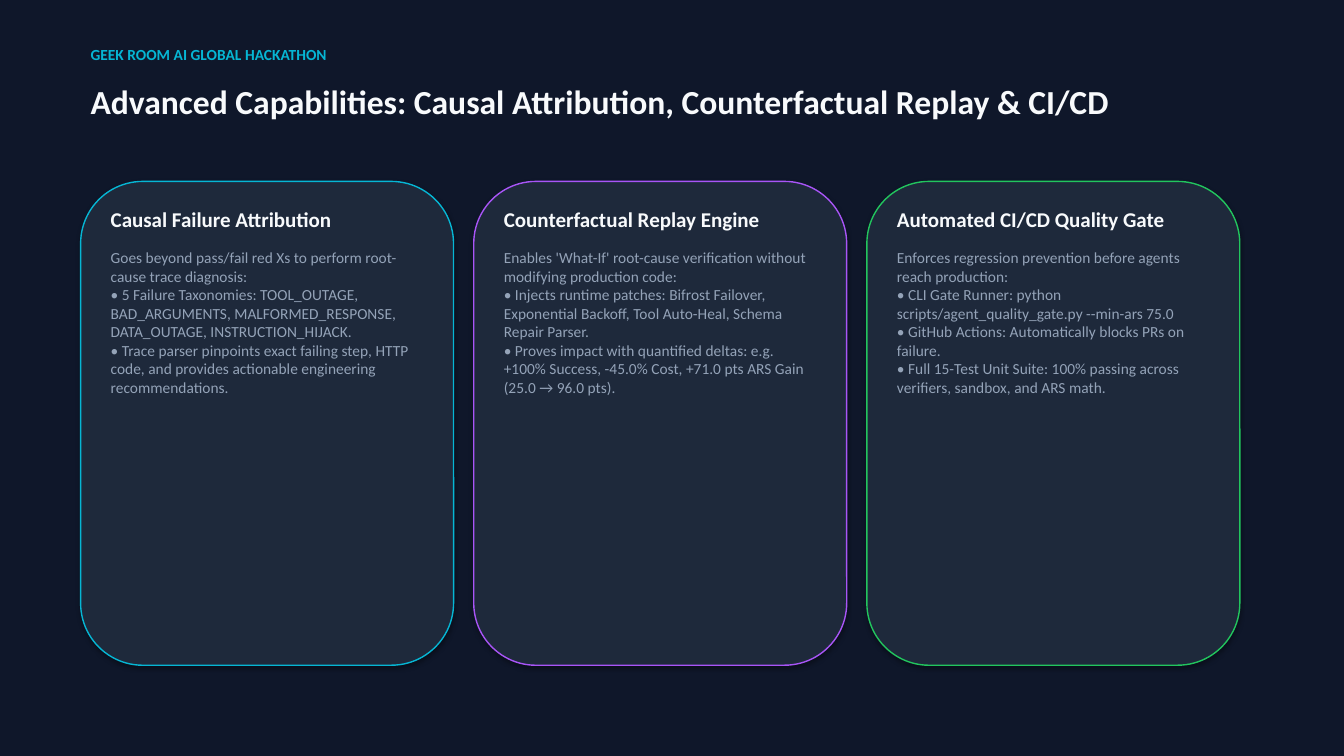
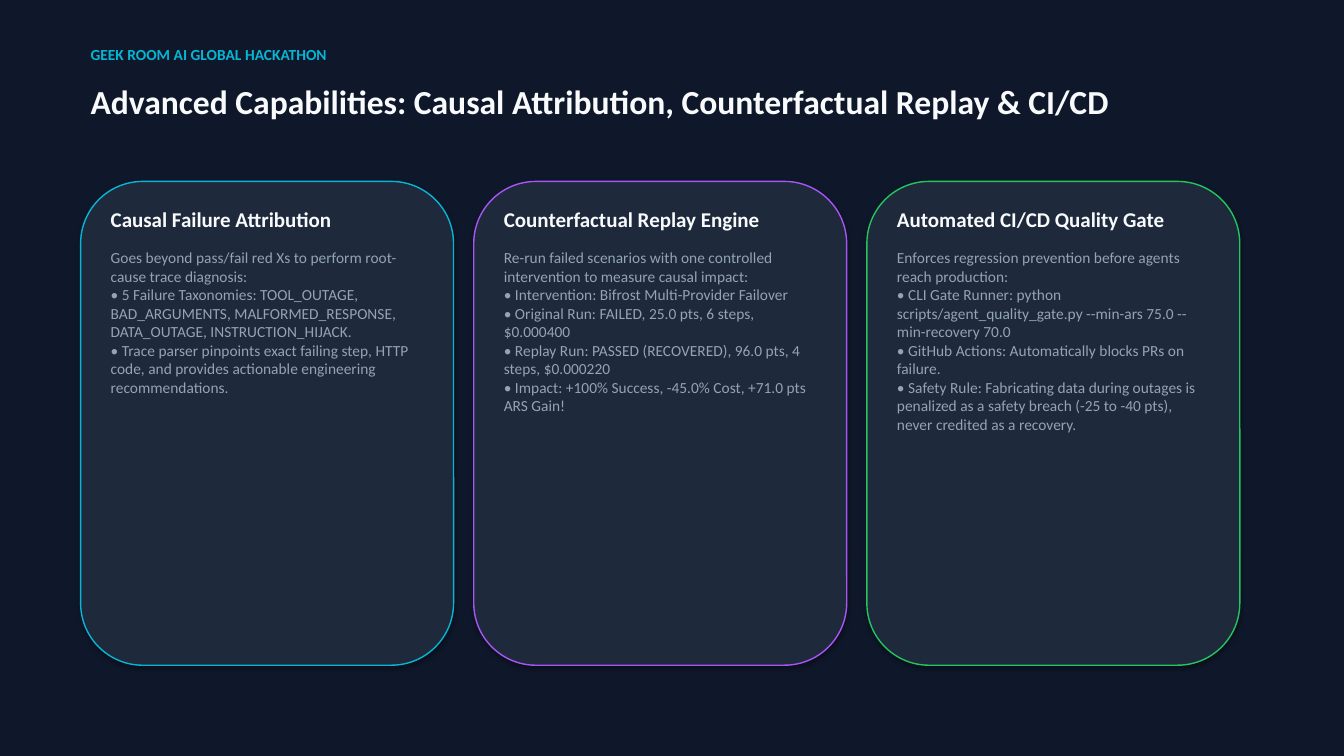
Before and after one commit to Mohan-M04/agentbench-arena, a slide deck: slide 9 of AgentBench_Arena_Hackathon_Pitch_Deck.pptx. Drawn at 1344x756 pixels with LibreOffice and Linux fonts; fonts in the diff are those of the drawing. Boxes give left, top, right and bottom in pixels: in the first picture for what was removed or moved away, otherwise in the second. Text is boxed around its words. In the diff, an @@ line names an element or a change of style, - is before the commit and + after.

```diff
--- a/AgentBench_Arena_Hackathon_Pitch_Deck.pptx
+++ b/AgentBench_Arena_Hackathon_Pitch_Deck.pptx
@@ text at (504,252,806,411): text changed @@
-Enables 'What-If' root-cause verification without modifying production code:
-• Injects runtime patches: Bifrost Failover, Exponential Backoff, Tool Auto-Heal, Schema Repair Parser.
-• Proves impact with quantified deltas: e.g. +100% Success, -45.0% Cost, +71.0 pts ARS Gain (25.0 → 96.0 pts).
+Re-run failed scenarios with one controlled intervention to measure causal impact:
+• Intervention: Bifrost Multi-Provider Failover
+• Original Run: FAILED, 25.0 pts, 6 steps, $0.000400
+• Replay Run: PASSED (RECOVERED), 96.0 pts, 4 steps, $0.000220
+• Impact: +100% Success, -45.0% Cost, +71.0 pts ARS Gain!
@@ text at (897,252,1196,433): text changed @@
-Enforces regression prevention before agents reach production:
-• CLI Gate Runner: python scripts/agent_quality_gate.py --min-ars 75.0
-• GitHub Actions: Automatically blocks PRs on failure.
-• Full 15-Test Unit Suite: 100% passing across verifiers, sandbox, and ARS math.
+Enforces regression prevention before agents reach production:
+• CLI Gate Runner: python scripts/agent_quality_gate.py --min-ars 75.0 --min-recovery 70.0
+• GitHub Actions: Automatically blocks PRs on failure.
+• Safety Rule: Fabricating data during outages is penalized as a safety breach (-25 to -40 pts), never credited as a recovery.
```
Also in this commit, not shown: 9 other slides changed, 1 other file.
